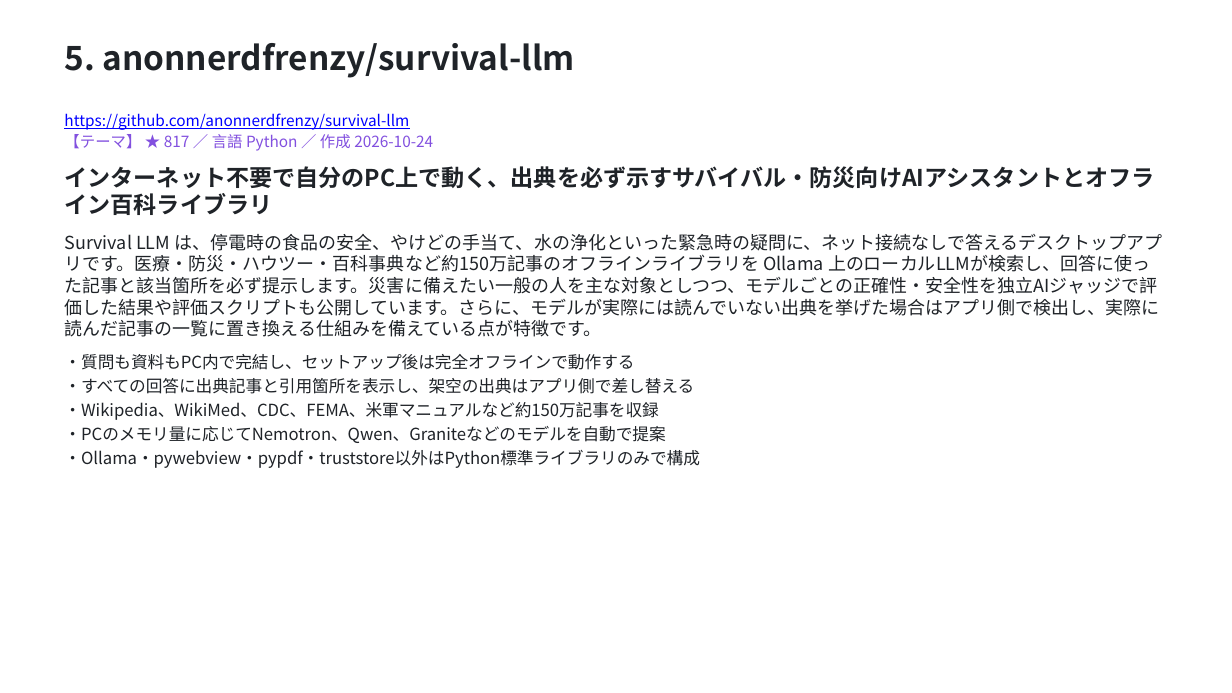
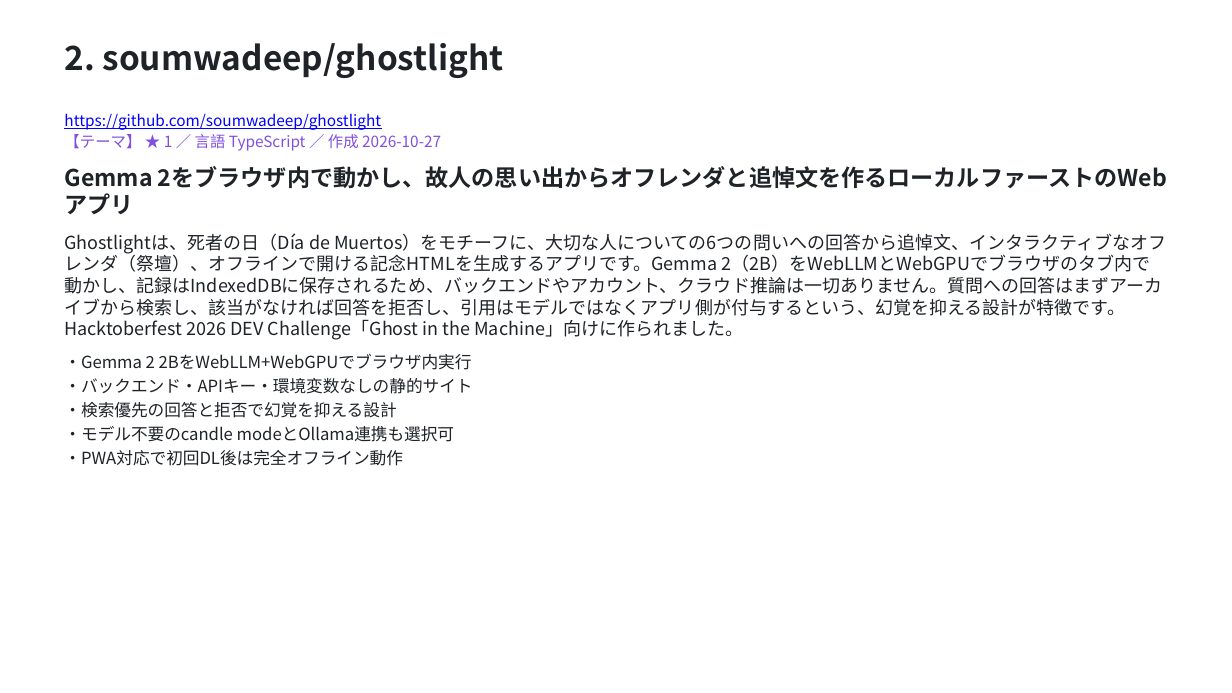
Before and after one commit to HORI-PNG/github_trend_checker, a slide deck: slide 11 of reports/2026-10-30/report.pptx (slide 35 before the commit). Drawn at 1232x693 pixels with LibreOffice and Linux fonts; fonts in the diff are those of the drawing. Boxes give left, top, right and bottom in pixels: in the first picture for what was removed or moved away, otherwise in the second. Text is boxed around its words. In the diff, an @@ line names an element or a change of style, - is before the commit and + after.

```diff
--- a/reports/2026-10-30/report.pptx
+++ b/reports/2026-10-30/report.pptx
@@ text at bbox=[64, 43, 504, 78]: text changed @@
-5. anonnerdfrenzy/survival-llm
+2. soumwadeep/ghostlight
@@ text at bbox=[64, 113, 1167, 466]: text changed @@
-https://github.com/anonnerdfrenzy/survival-llm
-【テーマ】 ★ 817 ／ 言語 Python ／ 作成 2026-10-24
-インターネット不要で自分のPC上で動く、出典を必ず示すサバイバル・防災向けAIアシスタントとオフライン百科ライブラリ
-Survival LLM は、停電時の食品の安全、やけどの手当て、水の浄化といった緊急時の疑問に、ネット接続なしで答えるデスクトップアプリです。医療・防災・ハウツー・百科事典など約150万記事のオフラインライブラリを Ollama 上のローカルLLMが検索し、回答に使った記事と該当箇所を必ず提示します。災害に備えたい一般の人を主な対象としつつ、モデルごとの正確性・安全性を独立AIジャッジで評価した結果や評価スクリプトも公開しています。さらに、モデルが実際には読んでいない出典を挙げた場合はアプリ側で検出し、実際に読んだ記事の一覧に置き換える仕組みを備えている点が特徴です。
-・質問も資料もPC内で完結し、セットアップ後は完全オフラインで動作する
-・すべての回答に出典記事と引用箇所を表示し、架空の出典はアプリ側で差し替える
-・Wikipedia、WikiMed、CDC、FEMA、米軍マニュアルなど約150万記事を収録
-・PCのメモリ量に応じてNemotron、Qwen、Graniteなどのモデルを自動で提案
-・Ollama・pywebview・pypdf・truststore以外はPython標準ライブラリのみで構成
+https://github.com/soumwadeep/ghostlight
+【テーマ】 ★ 1 ／ 言語 TypeScript ／ 作成 2026-10-27
+Gemma 2をブラウザ内で動かし、故人の思い出からオフレンダと追悼文を作るローカルファーストのWebアプリ
+Ghostlightは、死者の日（Día de Muertos）をモチーフに、大切な人についての6つの問いへの回答から追悼文、インタラクティブなオフレンダ（祭壇）、オフラインで開ける記念HTMLを生成するアプリです。Gemma 2（2B）をWebLLMとWebGPUでブラウザのタブ内で動かし、記録はIndexedDBに保存されるため、バックエンドやアカウント、クラウド推論は一切ありません。質問への回答はまずアーカイブから検索し、該当がなければ回答を拒否し、引用はモデルではなくアプリ側が付与するという、幻覚を抑える設計が特徴です。Hacktoberfest 2026 DEV Challenge「Ghost in the Machine」向けに作られました。
+・Gemma 2 2BをWebLLM+WebGPUでブラウザ内実行
+・バックエンド・APIキー・環境変数なしの静的サイト
+・検索優先の回答と拒否で幻覚を抑える設計
+・モデル不要のcandle modeとOllama連携も選択可
+・PWA対応で初回DL後は完全オフライン動作
```
Also in this commit, not shown: 76 other slides changed, 1 slide added, 4 slides removed, 3 other files.
